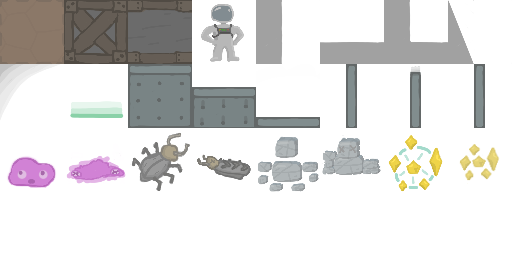
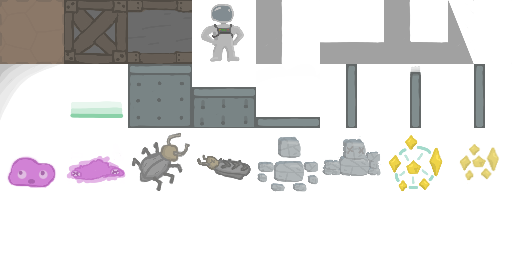
Layer changes from the first 512x256 image to the second:
painted on "Shadows" over <box>257,135,381,192</box>
painted on "Paint Layer 1(pasted)" over <box>257,135,381,192</box>
painted on "Base Tiles" over <box>257,135,381,192</box>
